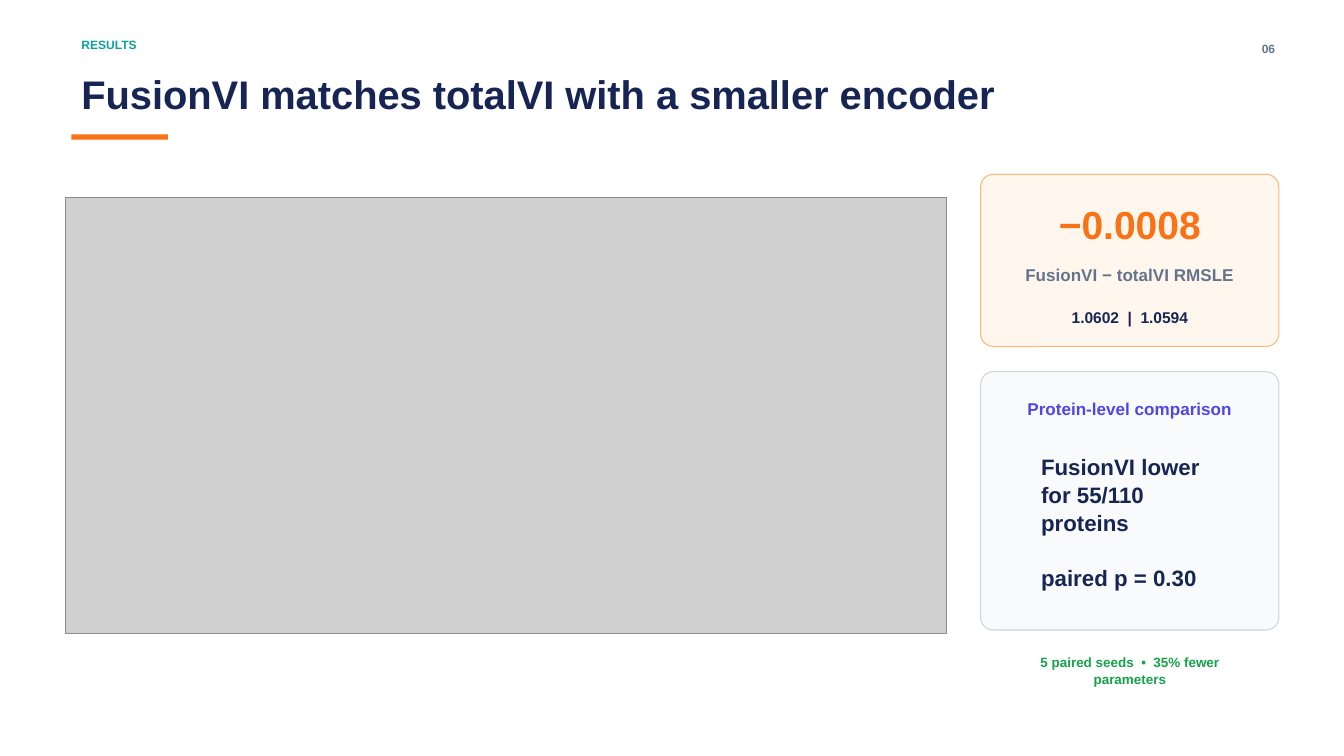
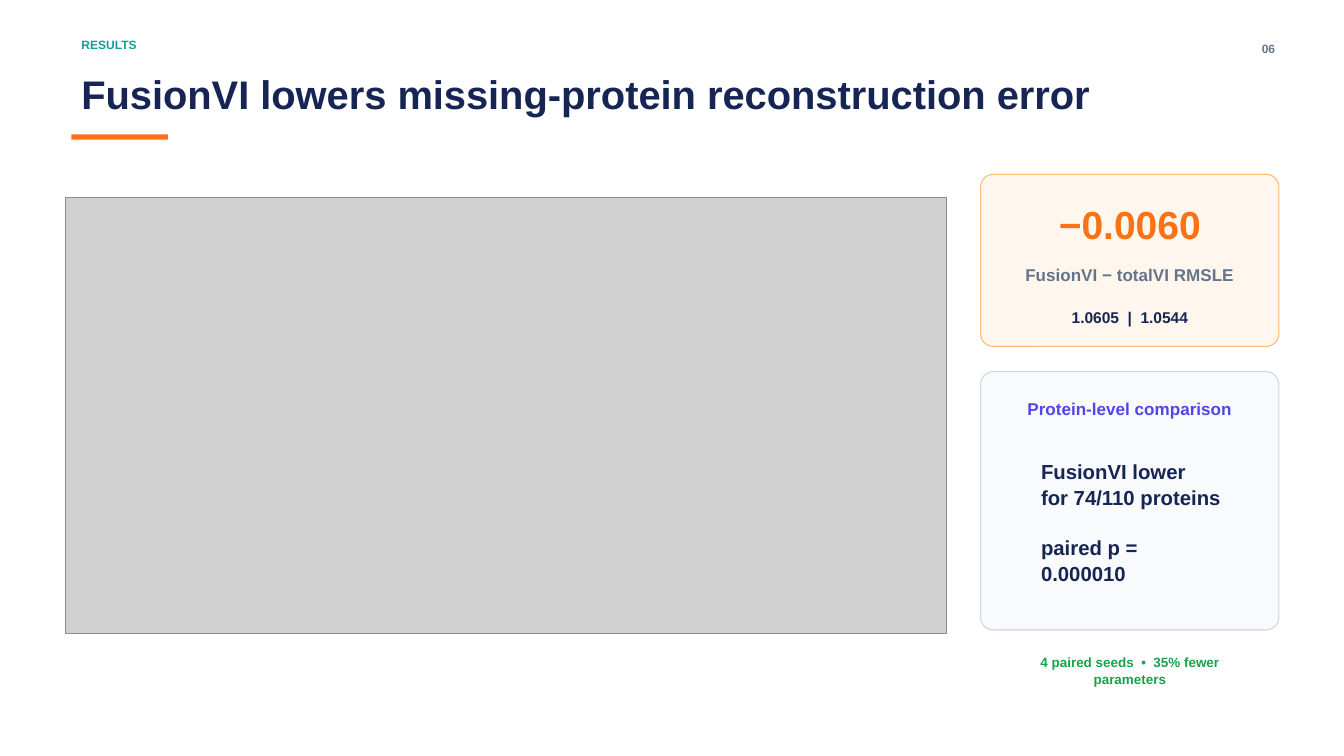
Before and after one commit to nazirad19/FusionVI, a slide deck: slide 6 of deliverables/FusionVI_Paper_Benchmark_Presentation.pptx. Drawn at 1344x756 pixels with LibreOffice and Linux fonts; fonts in the diff are those of the drawing; grey boxes stand for pictures. Boxes give left, top, right and bottom in pixels: in the first picture for what was removed or moved away, otherwise in the second. Text is boxed around its words. In the diff, an @@ line names an element or a change of style, - is before the commit and + after.

Commit message:
Improve FusionVI missing-panel benchmark

```diff
--- a/deliverables/FusionVI_Paper_Benchmark_Presentation.pptx
+++ b/deliverables/FusionVI_Paper_Benchmark_Presentation.pptx
@@ text at (x1=81, y1=80, x2=1090, y2=118): text changed @@
-FusionVI matches totalVI with a smaller encoder
+FusionVI lowers missing-protein reconstruction error
@@ text at (x1=1059, y1=211, x2=1201, y2=240): text changed @@
-−0.0008
+−0.0060
@@ text at (x1=1072, y1=312, x2=1188, y2=323): text changed @@
-1.0602 | 1.0594
+1.0605 | 1.0544
@@ text at (x1=1041, y1=464, x2=1185, y2=480): size 15.9 to 14.5 pt in "FusionVI lower" @@
@@ text at (x1=1041, y1=490, x2=1220, y2=581): text changed; size 15.9 to 14.5 pt @@
-for 55/110 proteins
-paired p = 0.30
+for 74/110 proteins
+paired p = 0.000010
@@ text at (x1=1040, y1=657, x2=1219, y2=687): text changed @@
-5 paired seeds • 35% fewer parameters
+4 paired seeds • 35% fewer parameters
```
Also in this commit, not shown: 4 other slides changed, 18 other files.
